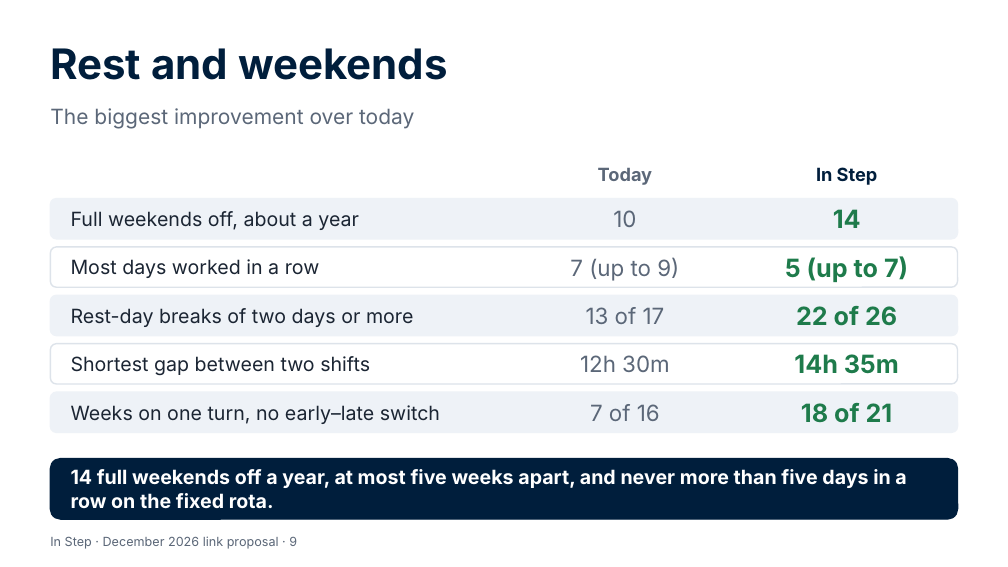
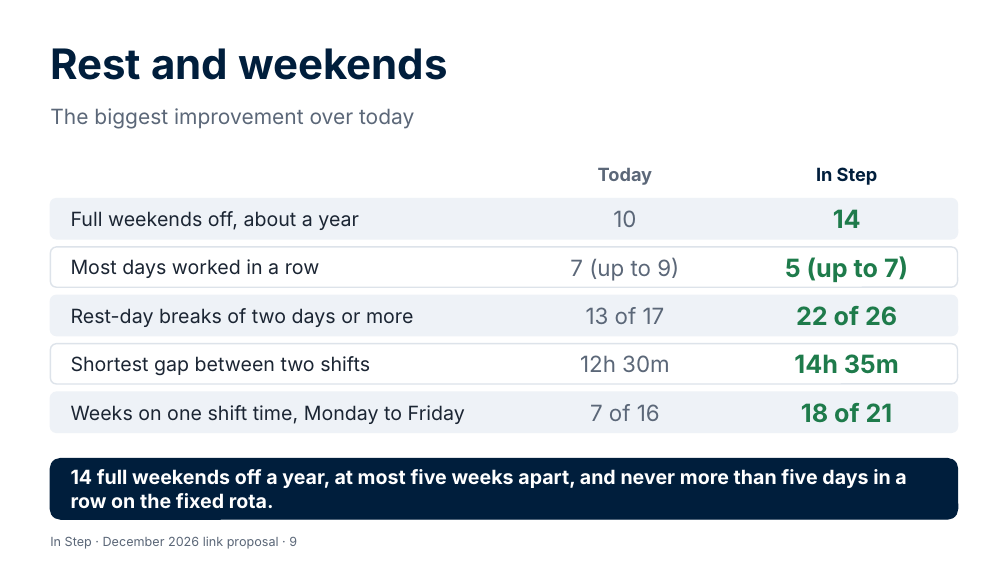
Before and after one commit to Garethdavidmiller/roster-app, a slide deck: slide 9 of docs/links-26/presentations/In-Step-for-colleagues.pptx. Drawn at 1008x567 pixels with LibreOffice and Linux fonts; fonts in the diff are those of the drawing. Boxes give left, top, right and bottom in pixels: in the first picture for what was removed or moved away, otherwise in the second. Text is boxed around its words. In the diff, an @@ line names an element or a change of style, - is before the commit and + after.

```diff
--- a/docs/links-26/presentations/In-Step-for-colleagues.pptx
+++ b/docs/links-26/presentations/In-Step-for-colleagues.pptx
@@ text at (71,405,465,424): text changed @@
-Weeks on one turn, no early–late switch
+Weeks on one shift time, Monday to Friday
```
Also in this commit, not shown: 3 other slides changed, 16 other files.
